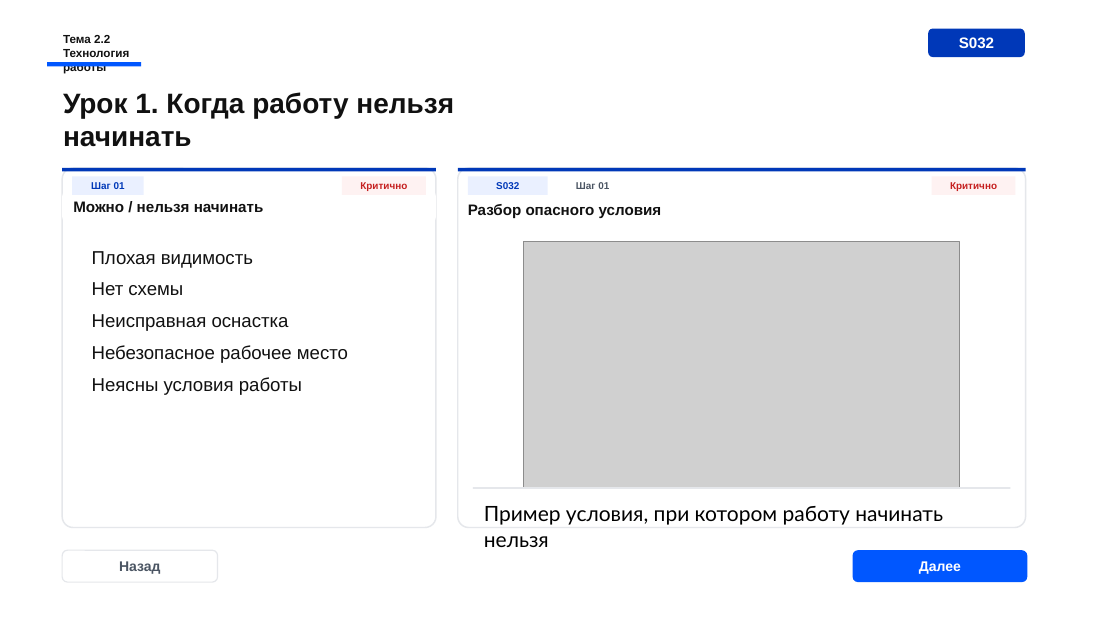
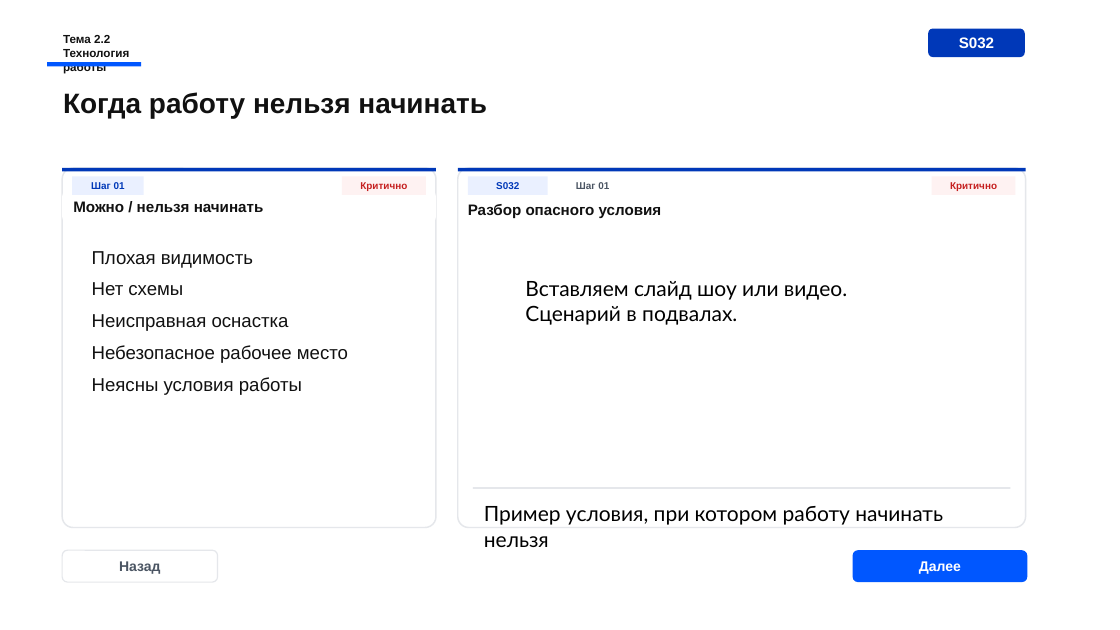
Before and after one commit to Armankanat2/EV-Strop, a slide deck: slide 9 of presentations/ispring-course/module-01-stropovka-gruzov/live-preview/S029_theme22_preview_2026-06-30_v13_ev-group-techstyle-premium-subslides.pptx (slide 5 before the commit). Drawn at 1120x630 pixels with LibreOffice and Linux fonts; fonts in the diff are those of the drawing; grey boxes stand for pictures. Boxes give left, top, right and bottom in pixels: in the first picture for what was removed or moved away, otherwise in the second. Text is boxed around its words. In the diff, an @@ line names an element or a change of style, - is before the commit and + after.

```diff
--- a/presentations/ispring-course/module-01-stropovka-gruzov/live-preview/S029_theme22_preview_2026-06-30_v13_ev-group-techstyle-premium-subslides.pptx
+++ b/presentations/ispring-course/module-01-stropovka-gruzov/live-preview/S029_theme22_preview_2026-06-30_v13_ev-group-techstyle-premium-subslides.pptx
@@ text at [63, 92, 487, 118]: text changed @@
-Урок 1. Когда работу нельзя начинать
+Когда работу нельзя начинать
@@ picture removed at [523, 242, 960, 487] @@
@@ text added at [525, 281, 847, 325], 18 pt, text #000000 @@
+Вставляем слайд шоу или видео. Сценарий в подвалах.
```
Also in this commit, not shown: 9 other slides changed, 5 slides added, 2 slides removed, 10 other files.
